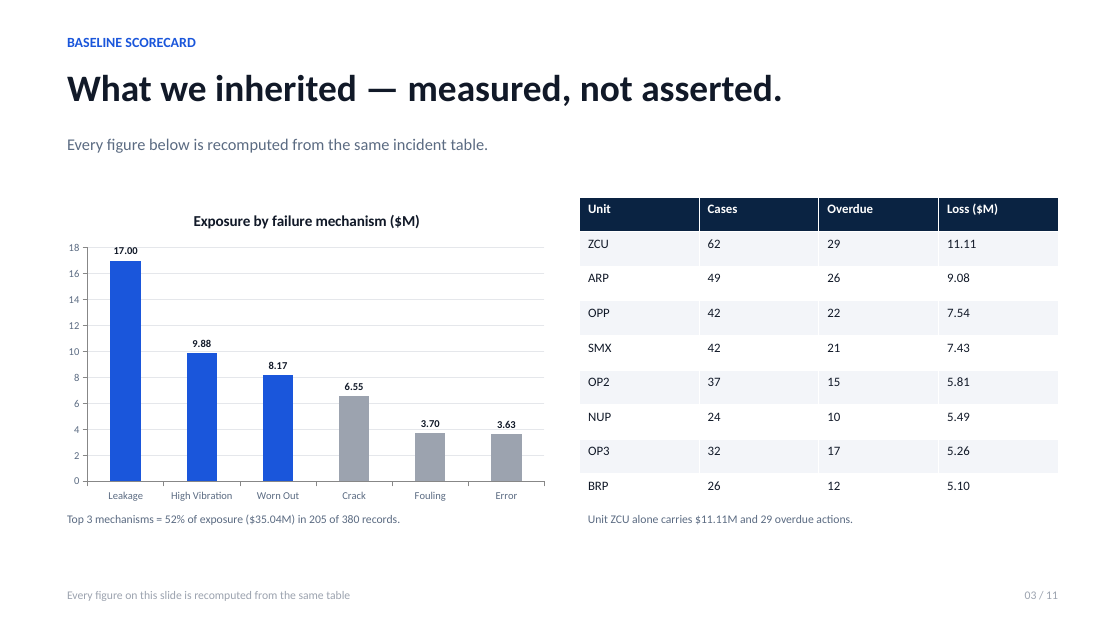
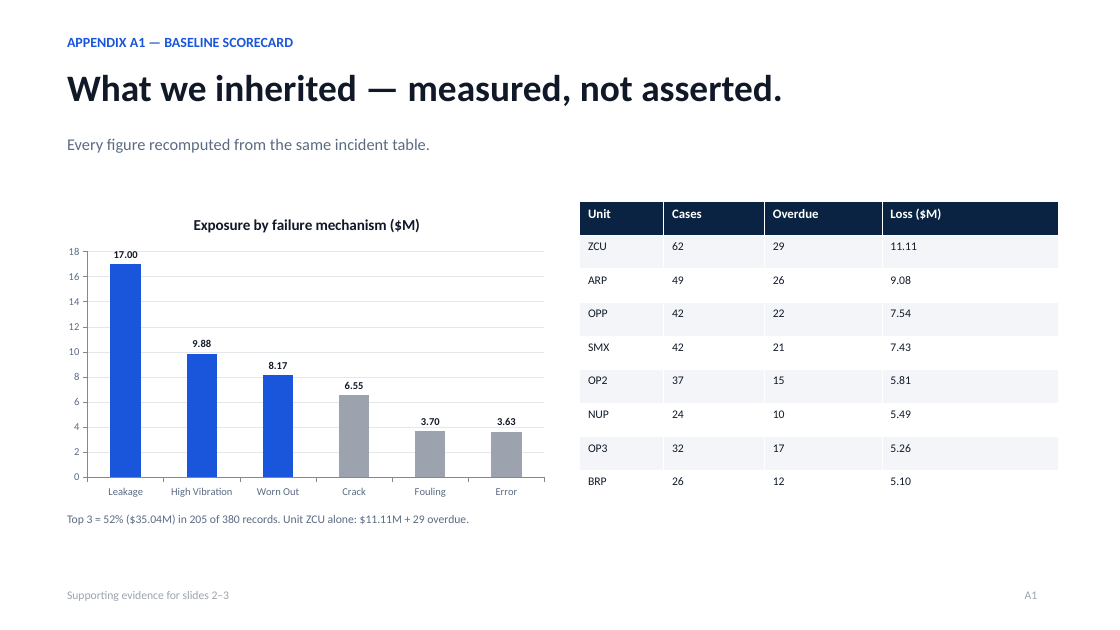
Before and after one commit to naufalraihans/lomba-caliber, a slide deck: slide 8 of submission/03_presentation.pptx (slide 3 before the commit). Drawn at 1120x630 pixels with LibreOffice and Linux fonts; fonts in the diff are those of the drawing. Boxes give left, top, right and bottom in pixels: in the first picture for what was removed or moved away, otherwise in the second. Text is boxed around its words. In the diff, an @@ line names an element or a change of style, - is before the commit and + after.

Commit message:
deck rev6: official 7+appendix pptx, Team Pengacara IT PLN, native charts

```diff
--- a/submission/03_presentation.pptx
+++ b/submission/03_presentation.pptx
@@ text at [67, 38, 293, 47]: text changed @@
-BASELINE SCORECARD
+APPENDIX A1 — BASELINE SCORECARD
@@ text at [67, 138, 430, 153]: text changed @@
-Every figure below is recomputed from the same incident table.
+Every figure recomputed from the same incident table.
@@ column chart: place and size @@
-column chart at [59, 197, 555, 508]
+column chart at [59, 202, 555, 504]
@@ table at [580, 202, 1059, 504] @@
@@ size 11 to 10 pt in "ZCU", "62", "29", "11.11" and 28 more places @@
@@ table: place and size @@
-table at [580, 197, 1060, 508]
+table at [580, 202, 1059, 504]
@@ text at [67, 514, 469, 525]: text changed @@
-Top 3 mechanisms = 52% of exposure ($35.04M) in 205 of 380 records.
+Top 3 = 52% ($35.04M) in 205 of 380 records. Unit ZCU alone: $11.11M + 29 overdue.
@@ text removed at [588, 515, 853, 524] @@
-Unit ZCU alone carries $11.11M and 29 overdue actions.
@@ text removed at [67, 591, 350, 601] @@
-Every figure on this slide is recomputed from the same table
@@ text added at [67, 591, 230, 601], 10 pt, text #9CA3AF @@
+Supporting evidence for slides 2–3
@@ text at [1025, 591, 1038, 599]: text changed @@
-03 / 11
+A1
```
Also in this commit, not shown: 7 other slides changed, 4 slides added, 3 slides removed, 2 other files.
